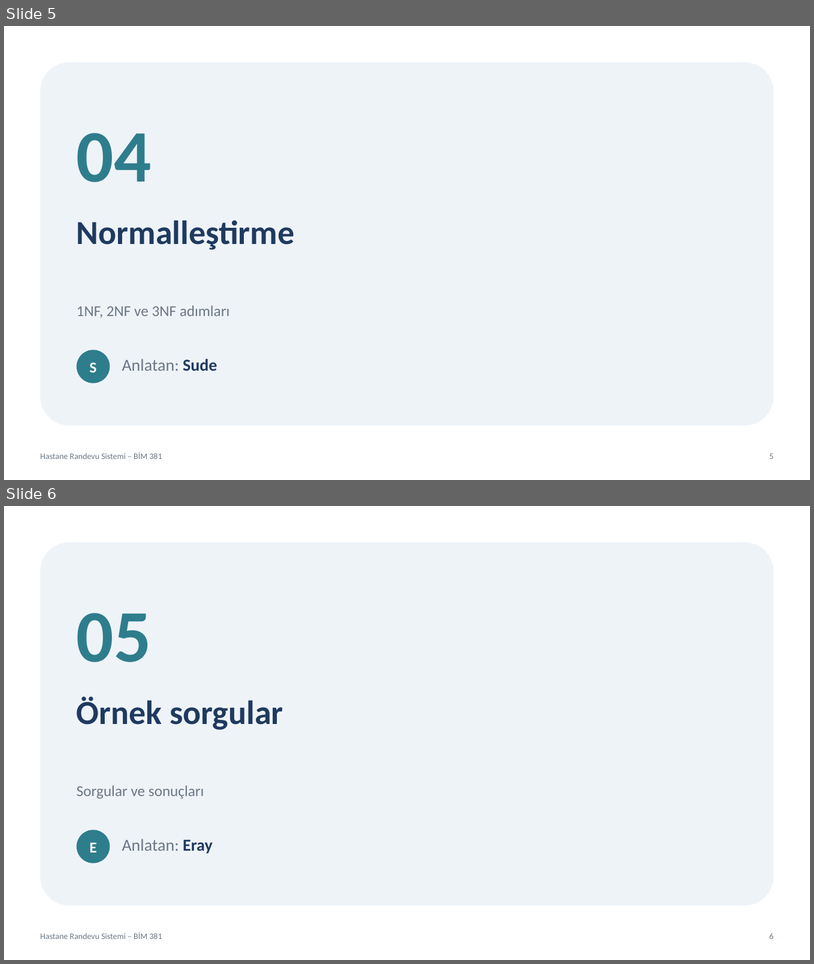
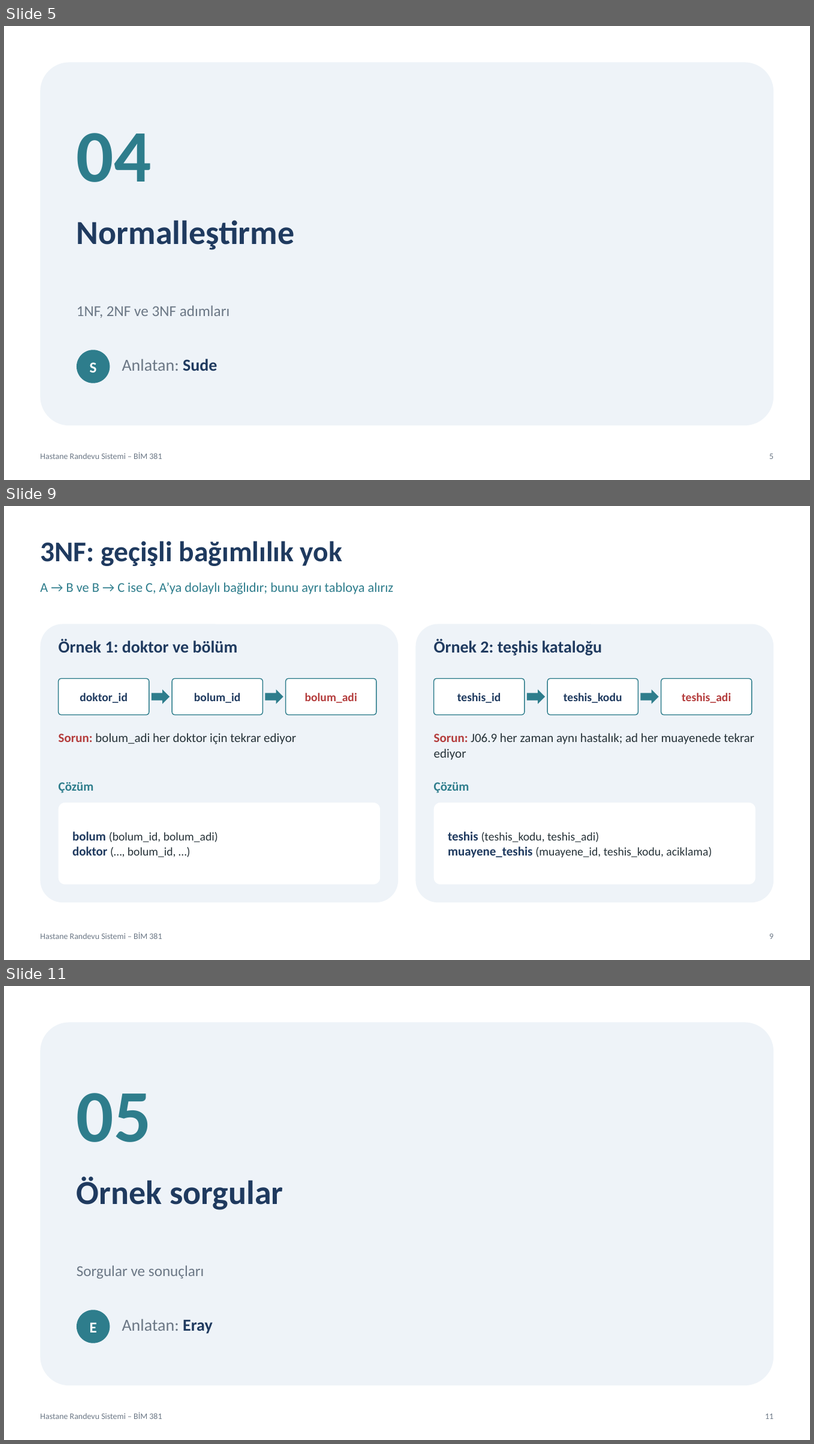
Before and after one commit to vliashenko6/hastane-randevu-sistemi, a slide deck: sunum/hastane_randevu_sunumu.pptx. Shown one above the other, each under a label of ours: slides 5 and 6 before the commit, slides 5, 9 and 11 after it; the slides between them are not shown. The pictures are 814x964 and 814x1444 pixels, drawn with LibreOffice and Linux fonts; fonts in the diff are those of the drawing. Boxes give left, top, right and bottom in pixels: in the first picture for what was removed or moved away, otherwise in the second. Text is boxed around its words. In the diff, an @@ line names an element or a change of style, - is before the commit and + after.

Commit message:
Normalleştirme ve doktor paneli slaytları eklendi

```diff
--- a/sunum/hastane_randevu_sunumu.pptx
+++ b/sunum/hastane_randevu_sunumu.pptx
@@ slide 9 added at [4, 506, 810, 960], background #FFFFFF; not listed: 2 template elements that a slide beside it also shows @@
@@ text added at [40, 541, 342, 566], 34 pt, text #1F3A5F, bold @@
+3NF: geçişli bağımlılık yok
@@ text added at [40, 582, 394, 594], 16 pt, text #2E7D8C @@
+A → B ve B → C ise C, A’ya dolaylı bağlıdır; bunu ayrı tabloya alırız
@@ rounded rectangle added at [40, 624, 398, 902], fill #EEF3F8 @@
@@ rounded rectangle added at [416, 624, 774, 902], fill #EEF3F8 @@
@@ text added at [59, 639, 238, 652], 20 pt, text #1F3A5F, bold @@
+Örnek 1: doktor ve bölüm
@@ text added at [434, 639, 602, 655], 20 pt, text #1F3A5F, bold @@
+Örnek 2: teşhis kataloğu
@@ rounded rectangle added at [59, 678, 149, 715], fill #FFFFFF, outline #2E7D8C 1 pt, 14 pt, text #1F3A5F, bold @@
+doktor_id
@@ rounded rectangle added at [172, 678, 263, 715], fill #FFFFFF, outline #2E7D8C 1 pt, 14 pt, text #1F3A5F, bold @@
+bolum_id
@@ rounded rectangle added at [286, 678, 377, 715], fill #FFFFFF, outline #2E7D8C 1 pt, 14 pt, text #B43C3C, bold @@
+bolum_adi
@@ rounded rectangle added at [434, 678, 525, 715], fill #FFFFFF, outline #2E7D8C 1 pt, 14 pt, text #1F3A5F, bold @@
+teshis_id
@@ rounded rectangle added at [548, 678, 639, 715], fill #FFFFFF, outline #2E7D8C 1 pt, 14 pt, text #1F3A5F, bold @@
+teshis_kodu
@@ rounded rectangle added at [662, 678, 752, 715], fill #FFFFFF, outline #2E7D8C 1 pt, 14 pt, text #B43C3C, bold @@
+teshis_adi
@@ right arrow added at [152, 690, 170, 704], fill #2E7D8C @@
@@ right arrow added at [266, 690, 284, 704], fill #2E7D8C @@
@@ right arrow added at [527, 690, 545, 704], fill #2E7D8C @@
@@ right arrow added at [641, 690, 659, 704], fill #2E7D8C @@
@@ text added at [59, 733, 296, 744], 15 pt, text #263238 @@
+Sorun: bolum_adi her doktor için tekrar ediyor
@@ text added at [434, 733, 755, 760], 15 pt, text #263238 @@
+Sorun: J06.9 her zaman aynı hastalık; ad her muayenede tekrar ediyor
@@ text added at [59, 782, 94, 793], 15 pt, text #2E7D8C, bold @@
+Çözüm
@@ text added at [434, 782, 470, 793], 15 pt, text #2E7D8C, bold @@
+Çözüm
@@ rounded rectangle added at [59, 802, 380, 884], fill #FFFFFF, 14 pt, text #263238 @@
+bolum (bolum_id, bolum_adi)
+doktor (…, bolum_id, …)
@@ rounded rectangle added at [434, 802, 756, 884], fill #FFFFFF, 14 pt, text #263238 @@
+teshis (teshis_kodu, teshis_adi)
+muayene_teshis (muayene_id, teshis_kodu, aciklama)
@@ what was slide 6 is now slide 11 @@
@@ page number at [765, 1413, 774, 1419]: text changed @@
-6
+11
```
Also in this commit, not shown: 6 other slides added.
